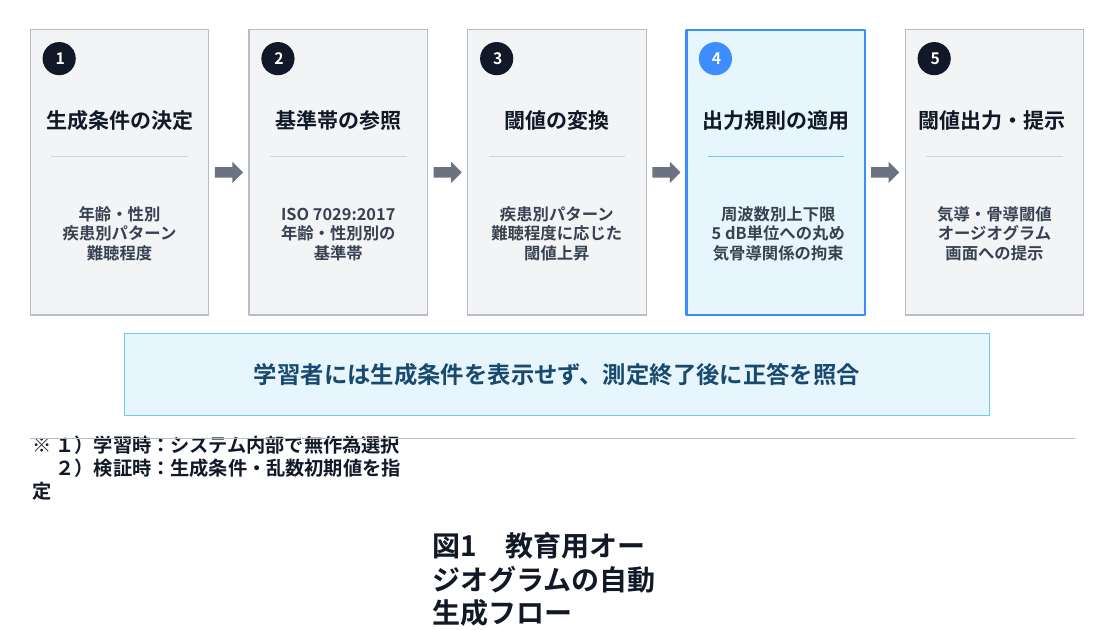
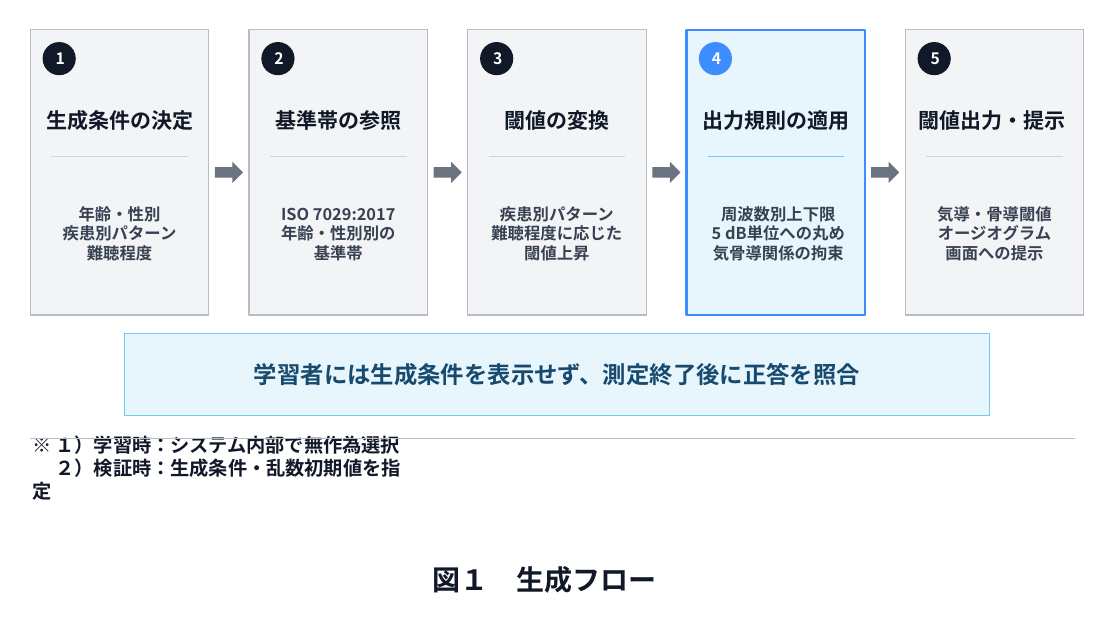
Before and after one commit to HIdechan-Maeda/Audiogram-masking-training-ver.2, a slide deck: slide 1 of docs/pilot-study/manuscripts/submission_v2.32/figures/Figure1~3_AudioScopeEDU_generation.pptx. Drawn at 1120x630 pixels with LibreOffice and Linux fonts; fonts in the diff are those of the drawing. Boxes give left, top, right and bottom in pixels: in the first picture for what was removed or moved away, otherwise in the second. Text is boxed around its words. In the diff, an @@ line names an element or a change of style, - is before the commit and + after.

```diff
--- a/docs/pilot-study/manuscripts/submission_v2.32/figures/Figure1~3_AudioScopeEDU_generation.pptx
+++ b/docs/pilot-study/manuscripts/submission_v2.32/figures/Figure1~3_AudioScopeEDU_generation.pptx
@@ text at [433, 566, 657, 593]: text changed @@
-図1 教育用オージオグラムの自動生成フロー
+図１ 生成フロー
```
Also in this commit, not shown: 2 other slides changed.
